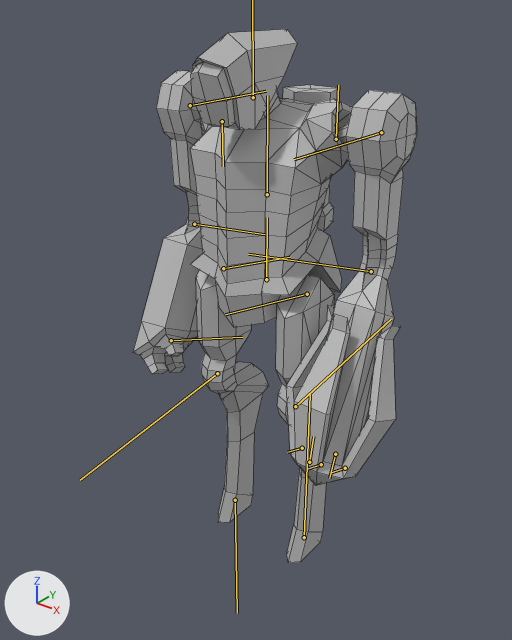
Before and after pictures for a commit that changed the FBX model Assets/Units/Archer/Archer.fbx.
Rendered twice from a camera (50 mm lens) standing at (1.071, -1.385, 1.596) and looking at (-0.032, -0.007, 0.741). The lights are fixed; the arrows at lower left show +X, +Y and +Z. Both versions are drawn at the pose saved in each file; the numbers are the values there. The bones that bend it are drawn over the model as lines. Mesh edges are drawn as thin lines.

In view in the first picture: 'Archer:Archer'.
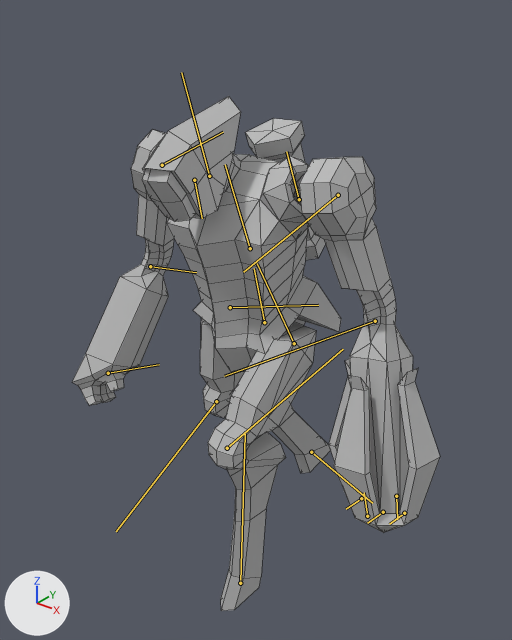
Location of each change, (x1, y1, x2, y2) in pixels of the pictures (512 x 640 px):
'Archer:Archer', posed (29% wider): before (133, 29, 417, 563); after (72, 96, 440, 611)
bone 'Archer:Hips_Skel', root to tip: before (266, 279) to (267, 217); after (264, 322) to (254, 268)
bone 'Archer:RightUpperLeg_Skel', root to tip: before (223, 268) to (290, 257); after (230, 307) to (318, 305)
bone 'Archer:RightLowerLeg_Skel', root to tip: before (217, 373) to (80, 480); after (216, 401) to (116, 531)
bone 'Archer:LeftUpperLeg_Skel', root to tip: before (307, 294) to (225, 314); after (294, 343) to (257, 263)
bone 'Archer:LeftLowerLeg_Skel', root to tip: before (295, 406) to (391, 319); after (227, 448) to (343, 349)
bone 'Archer:Torso_Skel', root to tip: before (267, 194) to (267, 95); after (250, 248) to (225, 164)
bone 'Archer:LeftShoulder_Skel', root to tip: before (336, 139) to (338, 85); after (299, 199) to (286, 151)
bone 'Archer:LeftUpperArm_Skel', root to tip: before (381, 132) to (294, 159); after (338, 195) to (243, 272)
bone 'Archer:RightShoulder_Skel', root to tip: before (222, 121) to (223, 166); after (194, 180) to (202, 218)
bone 'Archer:RightUpperArm_Skel', root to tip: before (190, 105) to (266, 91); after (162, 165) to (223, 132)
bone 'Archer:RightLowerArm_Skel', root to tip: before (194, 224) to (265, 234); after (150, 266) to (196, 272)

What changed in the scene script:
```text
Change bone_archer_hips_skel:
    where bone_archer_hips_skel = bpy.data.objects['Archer:Archer_Skel'].pose.bones['Archer:Hips_Skel']
    bone_archer_hips_skel.location: (0.0, 0.0, 0.0) -> (-0.6, -12.9, 0.0)
    bone_archer_hips_skel.rotation_quaternion: (1.0, 0.0, 0.0, 0.0) -> (0.988, 0.104, -0.115, 0.012)  # degrees (0, 0, 0) -> degrees (12, -13, 0)
Change bone_archer_rightupperleg_skel:
    where bone_archer_rightupperleg_skel = bpy.data.objects['Archer:Archer_Skel'].pose.bones['Archer:RightUpperLeg_Skel']  # child of 'Archer:Hips_Skel'
    bone_archer_rightupperleg_skel.rotation_quaternion: (1.0, 0.0, 0.0, 0.0) -> (0.991, -0.066, 0.043, 0.109)  # degrees (0, 0, 0) -> degrees (-7, 6, 12)
Change bone_archer_rightlowerleg_skel:
    where bone_archer_rightlowerleg_skel = bpy.data.objects['Archer:Archer_Skel'].pose.bones['Archer:RightLowerLeg_Skel']  # child of 'Archer:RightUpperLeg_Skel'
    bone_archer_rightlowerleg_skel.rotation_quaternion: (1.0, 0.0, 0.0, 0.0) -> (0.937, 0.0, 0.0, 0.35)  # degrees (0, 0, 0) -> degrees (0, 0, 41)
Change bone_archer_leftupperleg_skel:
    where bone_archer_leftupperleg_skel = bpy.data.objects['Archer:Archer_Skel'].pose.bones['Archer:LeftUpperLeg_Skel']  # child of 'Archer:Hips_Skel'
    bone_archer_leftupperleg_skel.rotation_quaternion: (1.0, 0.0, 0.0, 0.0) -> (0.858, -0.104, 0.039, 0.501)  # degrees (0, 0, 0) -> degrees (-8, 10, 60)
Change bone_archer_leftlowerleg_skel:
    where bone_archer_leftlowerleg_skel = bpy.data.objects['Archer:Archer_Skel'].pose.bones['Archer:LeftLowerLeg_Skel']  # child of 'Archer:LeftUpperLeg_Skel'
    bone_archer_leftlowerleg_skel.rotation_quaternion: (1.0, 0.0, 0.0, 0.0) -> (0.914, 0.0, 0.0, 0.405)  # degrees (0, 0, 0) -> degrees (0, 0, 48)
Change bone_archer_torso_skel:
    where bone_archer_torso_skel = bpy.data.objects['Archer:Archer_Skel'].pose.bones['Archer:Torso_Skel']  # child of 'Archer:Hips_Skel'
    bone_archer_torso_skel.rotation_quaternion: (1.0, 0.0, 0.0, 0.0) -> (0.994, 0.057, 0.09, -0.001)  # degrees (0, 0, 0) -> degrees (7, 10, 1)
Change bone_archer_leftshoulder_skel:
    where bone_archer_leftshoulder_skel = bpy.data.objects['Archer:Archer_Skel'].pose.bones['Archer:LeftShoulder_Skel']  # child of 'Archer:Torso_Skel'
    bone_archer_leftshoulder_skel.rotation_quaternion: (1.0, 0.0, 0.0, 0.0) -> (1.0, -0.008, 0.005, 0.02)  # degrees (0, 0, 0) -> degrees (-1, 1, 2)
Change bone_archer_leftupperarm_skel:
    where bone_archer_leftupperarm_skel = bpy.data.objects['Archer:Archer_Skel'].pose.bones['Archer:LeftUpperArm_Skel']  # child of 'Archer:LeftShoulder_Skel'
    bone_archer_leftupperarm_skel.location: (0.0, 0.0, 0.0) -> (0.1, 0.2, 0.5)
    bone_archer_leftupperarm_skel.rotation_quaternion: (1.0, 0.0, 0.0, 0.0) -> (0.998, -0.026, 0.062, -0.014)  # degrees (0, 0, 0) -> degrees (-3, 7, -2)
Change bone_archer_head_skel:
    where bone_archer_head_skel = bpy.data.objects['Archer:Archer_Skel'].pose.bones['Archer:Head_Skel']  # child of 'Archer:Torso_Skel'
    bone_archer_head_skel.rotation_quaternion: (1.0, 0.0, 0.0, 0.0) -> (0.998, -0.039, 0.043, 0.012)  # degrees (0, 0, 0) -> degrees (-4, 5, 1)
Change bone_archer_rightshoulder_skel:
    where bone_archer_rightshoulder_skel = bpy.data.objects['Archer:Archer_Skel'].pose.bones['Archer:RightShoulder_Skel']  # child of 'Archer:Torso_Skel'
    bone_archer_rightshoulder_skel.rotation_quaternion: (1.0, 0.0, 0.0, 0.0) -> (0.998, -0.035, -0.021, 0.046)  # degrees (0, 0, 0) -> degrees (-4, -2, 5)
Change bone_archer_rightupperarm_skel:
    where bone_archer_rightupperarm_skel = bpy.data.objects['Archer:Archer_Skel'].pose.bones['Archer:RightUpperArm_Skel']  # child of 'Archer:RightShoulder_Skel'
    bone_archer_rightupperarm_skel.location: (0.0, 0.0, 0.0) -> (-0.2, 0.3, -1.0)
    bone_archer_rightupperarm_skel.rotation_quaternion: (1.0, 0.0, 0.0, 0.0) -> (0.984, -0.092, 0.126, 0.082)  # degrees (0, 0, 0) -> degrees (-10, 15, 8)
Change bone_archer_rightlowerarm_skel:
    where bone_archer_rightlowerarm_skel = bpy.data.objects['Archer:Archer_Skel'].pose.bones['Archer:RightLowerArm_Skel']  # child of 'Archer:RightUpperArm_Skel'
    bone_archer_rightlowerarm_skel.rotation_quaternion: (1.0, 0.0, 0.0, 0.0) -> (0.996, -0.088, 0.0, 0.0)  # degrees (0, 0, 0) -> degrees (-10, 0, 0)
```
